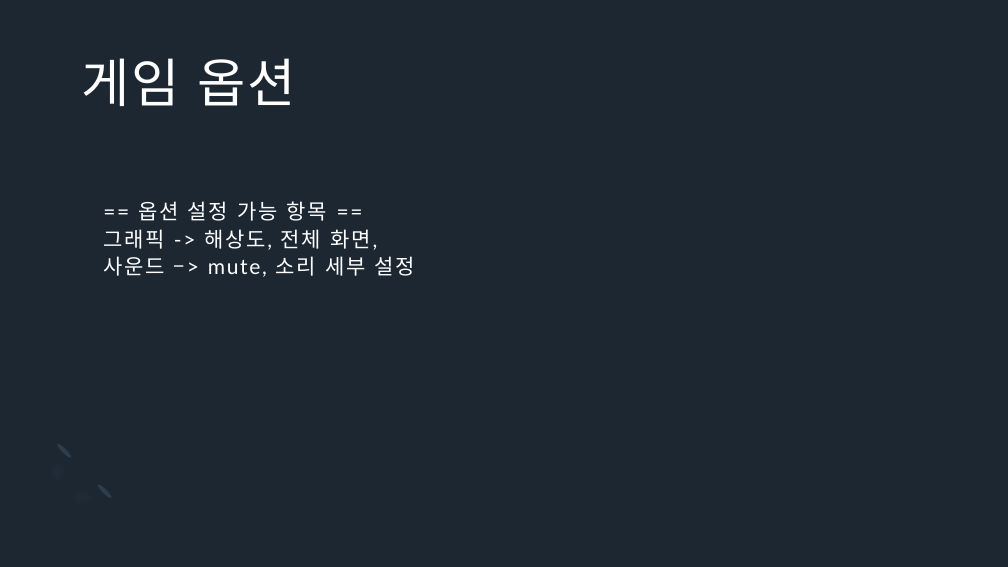
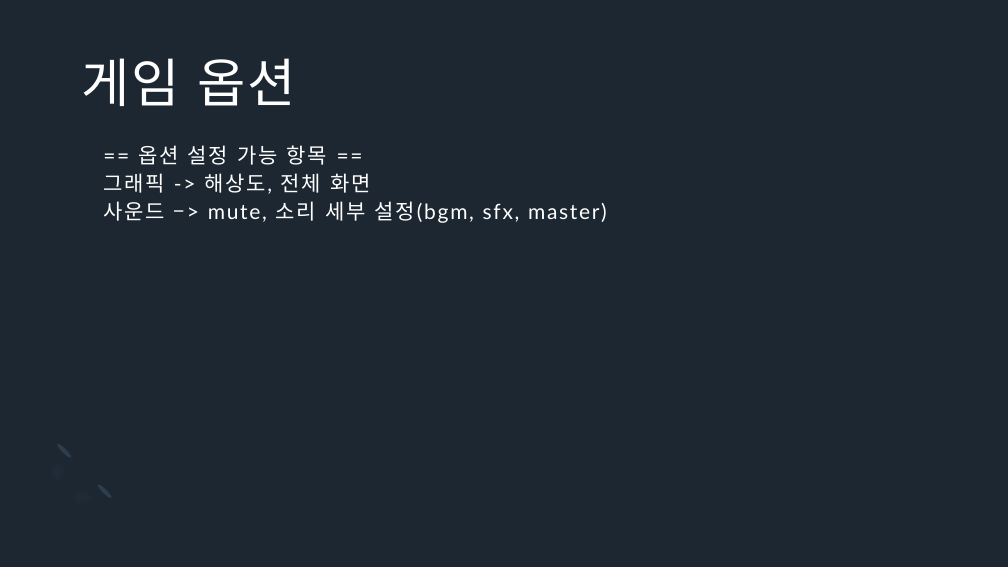
Before and after one commit to Icloy/2D_Roguelike, a slide deck: slide 19 of 기획서.pptx (slide 18 before the commit). Drawn at 1008x567 pixels with LibreOffice and Linux fonts; fonts in the diff are those of the drawing. Boxes give left, top, right and bottom in pixels: in the first picture for what was removed or moved away, otherwise in the second. Text is boxed around its words. In the diff, an @@ line names an element or a change of style, - is before the commit and + after.

```diff
--- a/기획서.pptx
+++ b/기획서.pptx
@@ title at <box>103,145,607,223</box>: text changed @@
-== 옵션 설정 가능 항목 ==
-그래픽 -> 해상도, 전체 화면,
-사운드 –> mute, 소리 세부 설정
+== 옵션 설정 가능 항목 ==
+그래픽 -> 해상도, 전체 화면
+사운드 –> mute, 소리 세부 설정(bgm, sfx, master)
```
Also in this commit, not shown: 6 other slides changed, 5 slides added, 1 slide removed.
